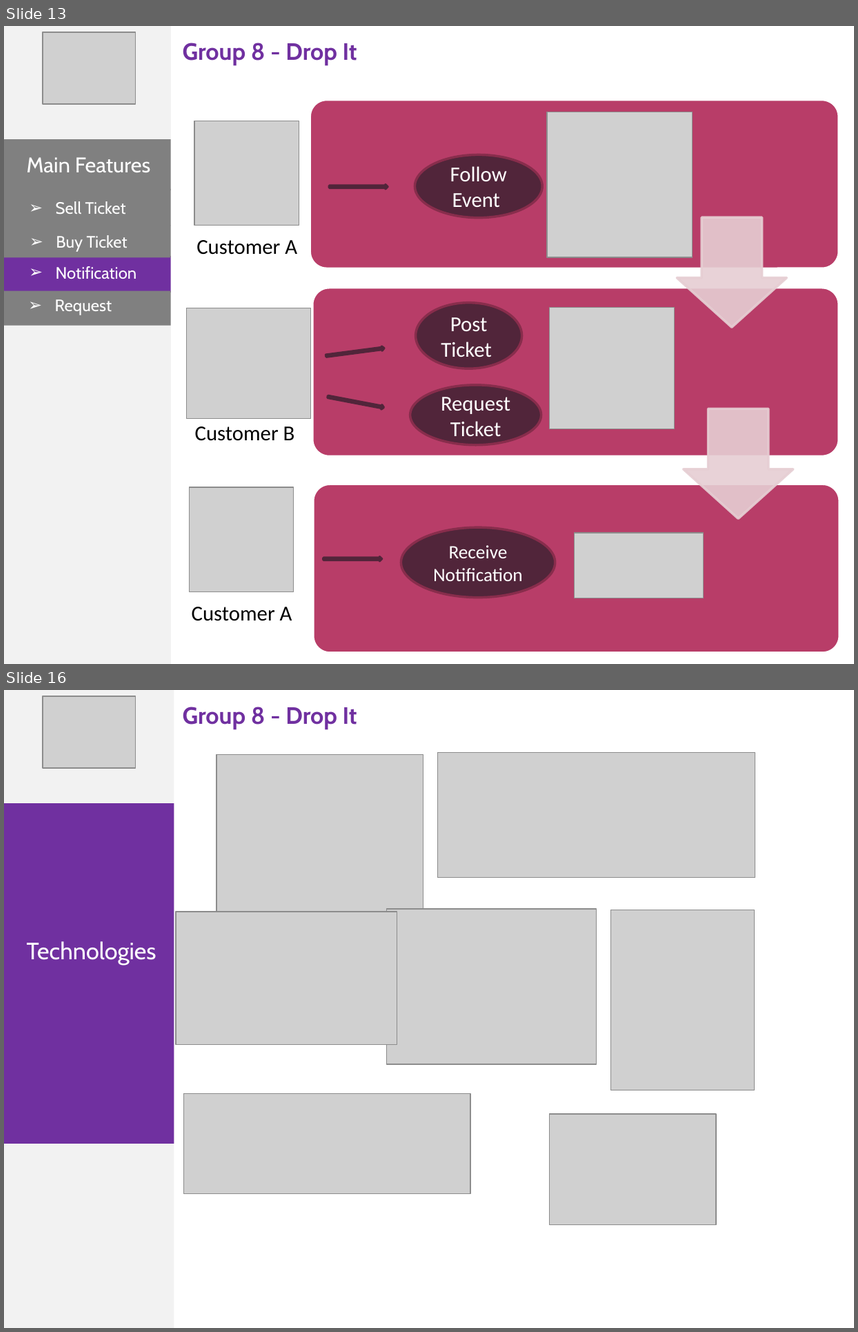
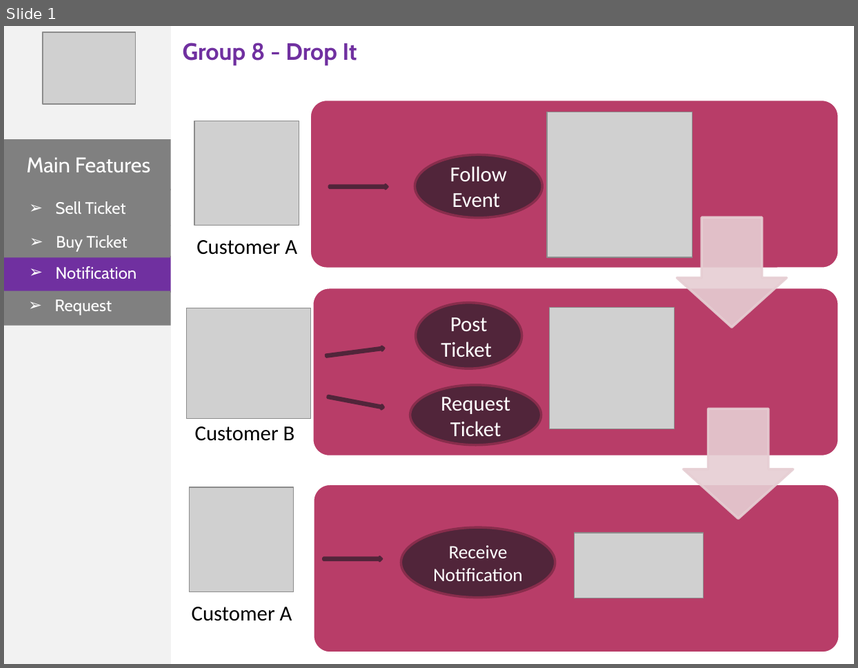
Before and after one commit to phonglk/fptu_capstone, a slide deck: Document/Present_Phong.pptx. Shown one above the other, each under a label of ours: slides 13 and 16 before the commit, slide 1 after it; the slides between them are not shown. The pictures are 858x1332 and 858x668 pixels, drawn with LibreOffice and Linux fonts; fonts in the diff are those of the drawing; grey boxes stand for pictures. Boxes give left, top, right and bottom in pixels: in the first picture for what was removed or moved away, otherwise in the second. Text is boxed around its words. In the diff, an @@ line names an element or a change of style, - is before the commit and + after.

```diff
--- a/Document/Present_Phong.pptx
+++ b/Document/Present_Phong.pptx
@@ slide 16 removed at (x1=4, y1=690, x2=854, y2=1328), background #FFFFFF @@
@@ rectangle removed at (x1=4, y1=690, x2=174, y2=1328) @@
@@ picture removed at (x1=12, y1=690, x2=81, y2=762) @@
@@ picture removed at (x1=42, y1=696, x2=135, y2=768) @@
@@ text removed at (x1=183, y1=707, x2=357, y2=729) @@
-Group 8 - Drop It
@@ picture removed at (x1=217, y1=755, x2=423, y2=912) @@
@@ picture removed at (x1=437, y1=753, x2=755, y2=878) @@
@@ rectangle removed at (x1=4, y1=803, x2=174, y2=1143) @@
@@ picture removed at (x1=176, y1=912, x2=397, y2=1045) @@
@@ picture removed at (x1=386, y1=909, x2=597, y2=1064) @@
@@ picture removed at (x1=611, y1=909, x2=755, y2=1090) @@
@@ text removed at (x1=27, y1=941, x2=156, y2=965) @@
-Technologies
@@ picture removed at (x1=183, y1=1094, x2=470, y2=1193) @@
@@ picture removed at (x1=550, y1=1114, x2=716, y2=1224) @@
@@ what was slide 13 is now slide 1 @@
```
Also in this commit, not shown: 2 slides added, 19 other slides removed, 1 other file.
